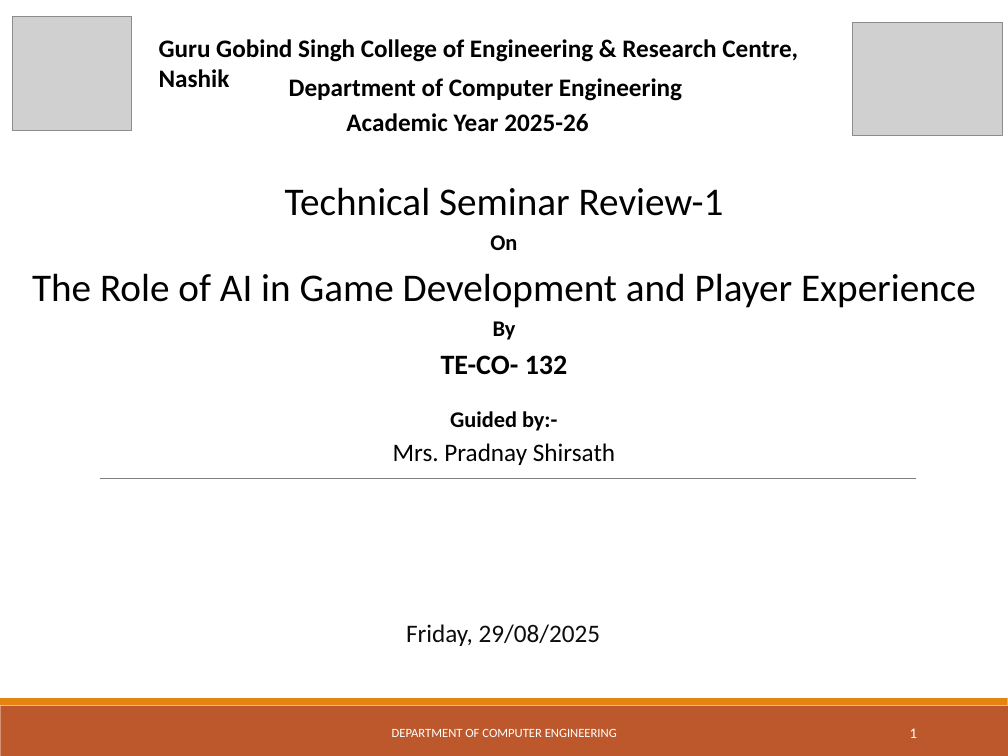
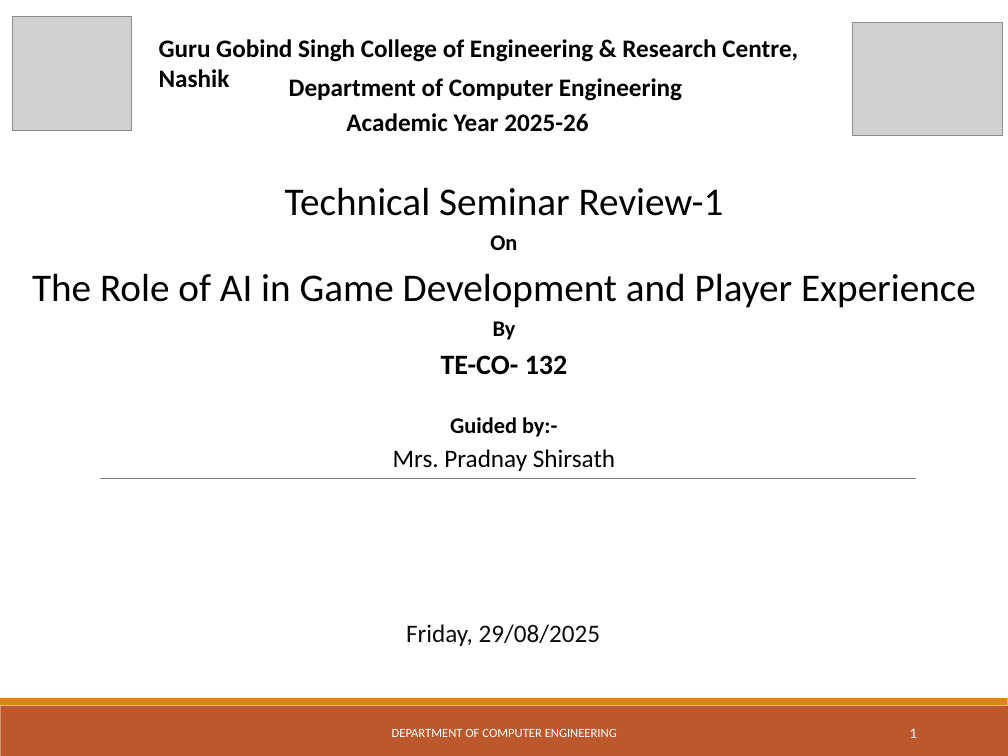
Before and after one commit to ShantanuGV/Websites, a slide deck: slide 1 of 132_Seminar_RoleOfAIinGameing.pptx. Drawn at 1008x756 pixels with LibreOffice and Linux fonts; fonts in the diff are those of the drawing; grey boxes stand for pictures. Boxes give left, top, right and bottom in pixels: in the first picture for what was removed or moved away, otherwise in the second. Text is boxed around its words. In the diff, an @@ line names an element or a change of style, - is before the commit and + after.

```diff
--- a/132_Seminar_RoleOfAIinGameing.pptx
+++ b/132_Seminar_RoleOfAIinGameing.pptx
@@ text "Guided by:-": place and size @@
-text "Guided by:-" at (393,411,615,465)
+text "Guided by:-" at (393,417,615,471)
```
Also in this commit, not shown: 1 other slide changed.
